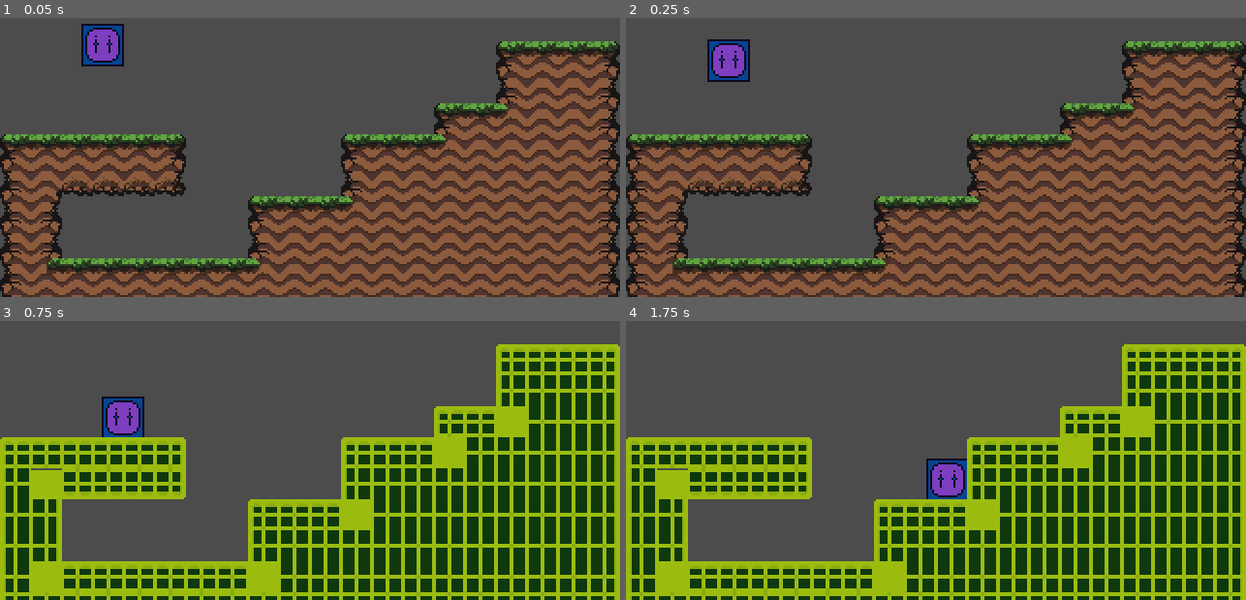
Above: before the commit, frames 1-4 (two rows, left to right).
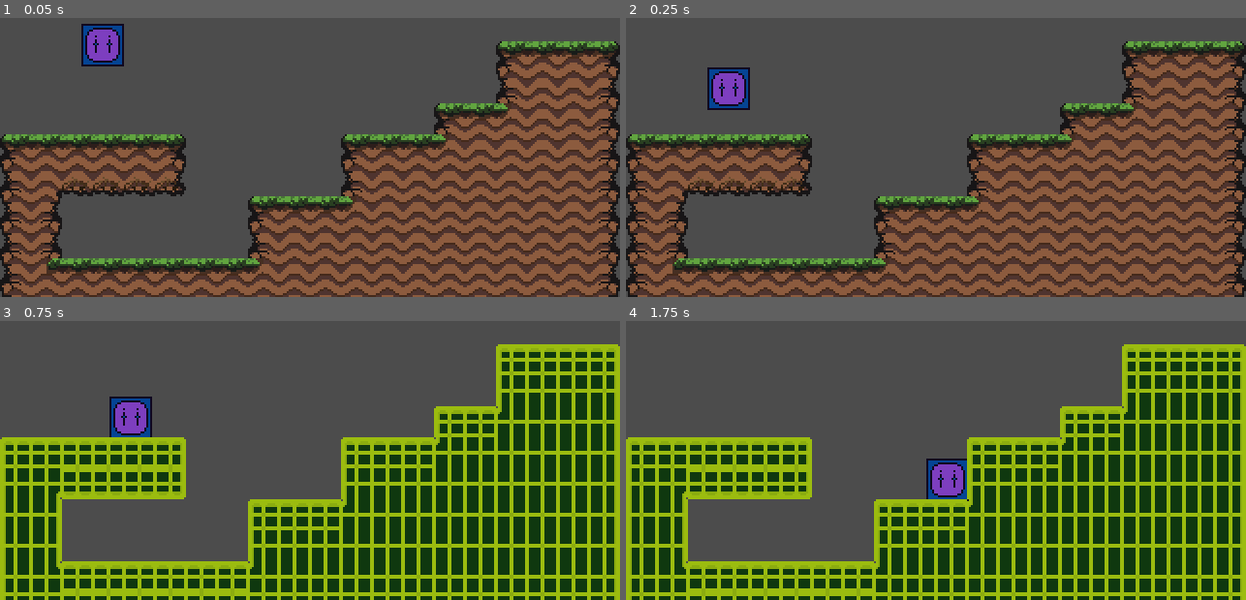
Above: after the commit, the same moments.

Repository: ordinarysamar/Dungeon-Crawler
Game: Godot game, scene res://source/scenes/Worlds/World.tscn
The game is run twice, just before and just after one commit, with the same random seed, the same clock (stepped at 60 frames per second) and the same inputs. The project has no main scene, so this scene is started directly.
Inputs:
- Up to frame 1 (0.05 s): no input
- Up to frame 2 (0.25 s): no input
- Up to frame 3 (0.75 s): tap Enter (ui_accept) at 0.5 s; hold Right (ui_right) from 0.53 s (still down)
- Up to frame 4 (1.75 s): keep holding Right (ui_right); tap Enter (ui_accept) at 0.77, 1.52 s

Frame 1 is identical in both runs. In frame 2, 1.6% of the frame differs, in the area x 13-20%, y 7-33%; in frame 3, 2.9%, in the area x 5-85%, y 27-98%; in frame 4, 2.1%.

Commit message:
Updated the Player movement
- Got rid of the accelartion of gravity on the player.
- using lerp for acceleration rather than using move_towards().
- Added the corner tiles of backend tileset.

Diff:
--- a/source/scenes/Worlds/World.tscn
+++ b/source/scenes/Worlds/World.tscn
@@ -14,6 +14,8 @@
 
 [node name="Player" parent="." instance=ExtResource( 2 )]
 position = Vector2( 53.1224, 49.0086 )
+ACCELERATION = 12
+FRICTION = 0.3
 
 [node name="TileMap" parent="." instance=ExtResource( 1 )]
 tile_data = PoolIntArray( 196624, 2, 0, 196625, 2, 1, 196626, 2, 1, 196627, 2, 2, 262160, 2, 65536, 262161, 2, 65537, 2 …(1847 unchanged characters)…
--- a/source/scripts/Player.gd
+++ b/source/scripts/Player.gd
@@ -1,13 +1,12 @@
 extends KinematicBody2D
 
-export var ACCELERATION = 500
+export var ACCELERATION = 0.9
 export var MAX_SPEED = 105
-export var FRICTION = 500
+export var FRICTION = 0.2
 export var GRAVITY = 700
 export var JUMP_HEIGHT = 500
 
 var velocity = Vector2.ZERO
-
 
 func _physics_process(delta):
 	velocity = player_movement(delta)
@@ -19,10 +18,10 @@
 	var input_vector = Vector2.ZERO
 	input_vector.x = Input.get_action_strength("ui_right") - Input.get_action_strength("ui_left")  # getting the input vector
 	input_vector = input_vector.normalized()
-	if input_vector != Vector2.ZERO:
-		velocity = velocity.move_toward( input_vector * MAX_SPEED , ACCELERATION * delta) # using the "move_toward()" here to reach the max speed in the input direction and by acceleration
+	if input_vector.x != 0:
+		velocity.x = lerp( velocity.x , input_vector.x * MAX_SPEED , ACCELERATION * delta)
 	else:
-		velocity = velocity.move_toward(Vector2.ZERO , FRICTION * delta) # friction being applied using friction to go towards ZERO
+		velocity.x = lerp(velocity.x , 0 , FRICTION)
 	if is_on_floor() and Input.is_action_pressed("ui_up"):
 		velocity.y -= JUMP_HEIGHT
 	if velocity.y < 0 and not is_on_floor():
Binary file changed: graphics/Backend_tileset.png
